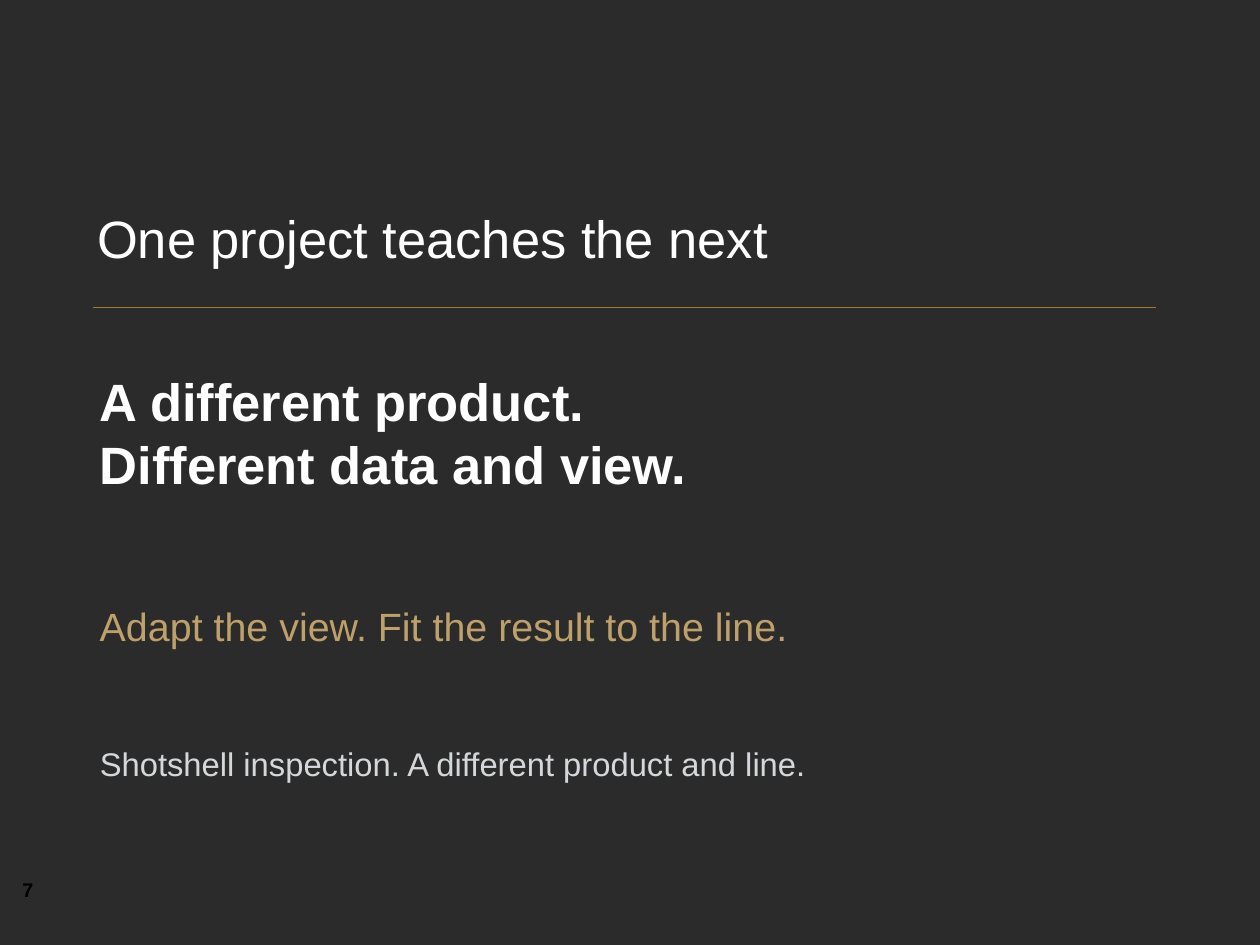
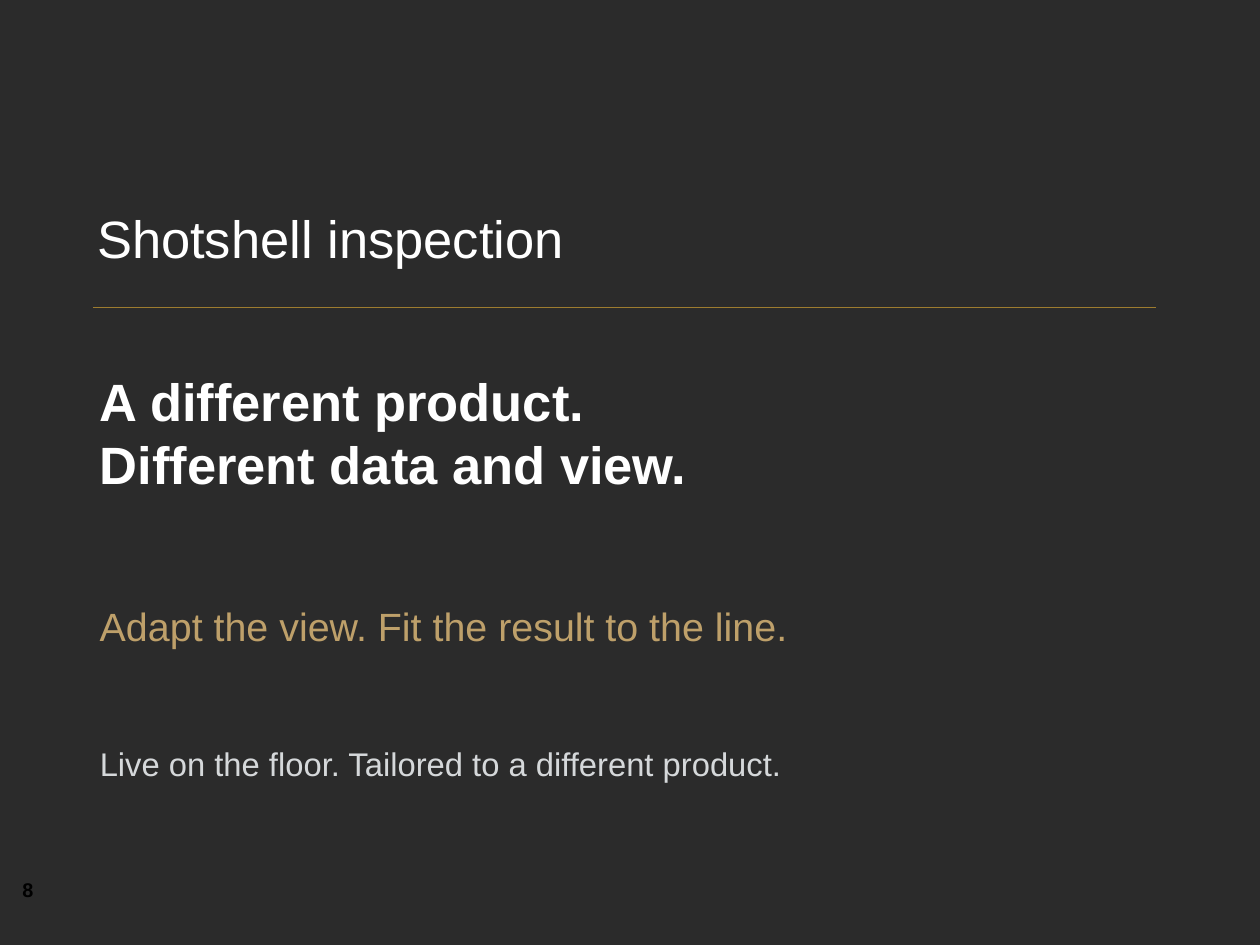
Before and after one commit to YeChamo/part-tracking-demo-ualr, a slide deck: slide 8 of docs/presentation/Engineering_at_The_Kinetic_Group.pptx (slide 7 before the commit). Drawn at 1260x945 pixels with LibreOffice and Linux fonts; fonts in the diff are those of the drawing; background and template pictures are left out; a plain dark background stands for a picture behind light text. Boxes give left, top, right and bottom in pixels: in the first picture for what was removed or moved away, otherwise in the second. Text is boxed around its words. In the diff, an @@ line names an element or a change of style, - is before the commit and + after.

```diff
--- a/docs/presentation/Engineering_at_The_Kinetic_Group.pptx
+++ b/docs/presentation/Engineering_at_The_Kinetic_Group.pptx
@@ text at bbox=[97, 220, 563, 269]: text changed @@
-One project teaches the next
+Shotshell inspection
@@ text at bbox=[100, 752, 781, 783]: text changed @@
-Shotshell inspection. A different product and line.
+Live on the floor. Tailored to a different product.
@@ text at bbox=[22, 880, 33, 902]: text changed @@
-7
+8
```
Also in this commit, not shown: 13 other slides changed, 2 slides added, 1 slide removed, 7 other files.
